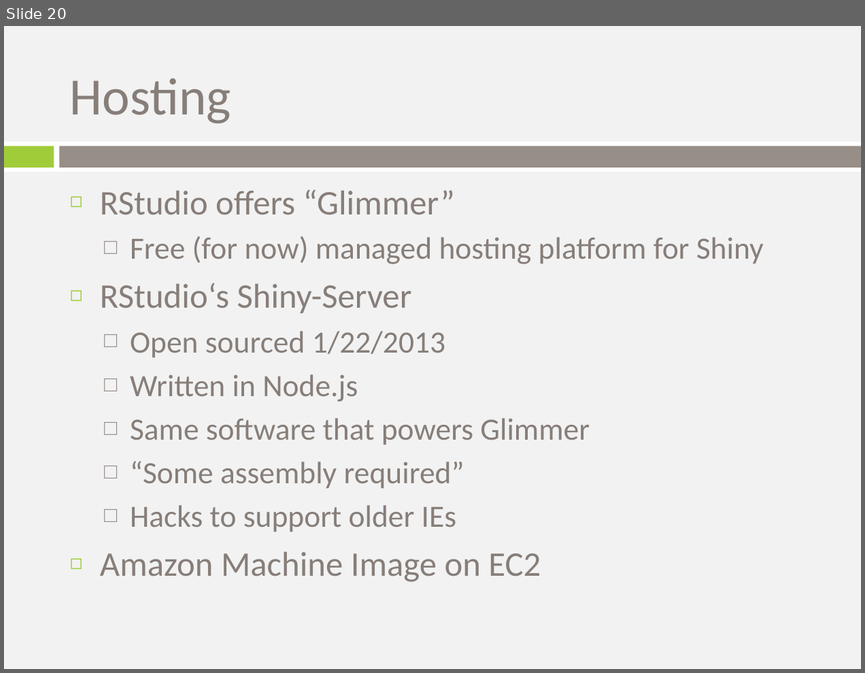
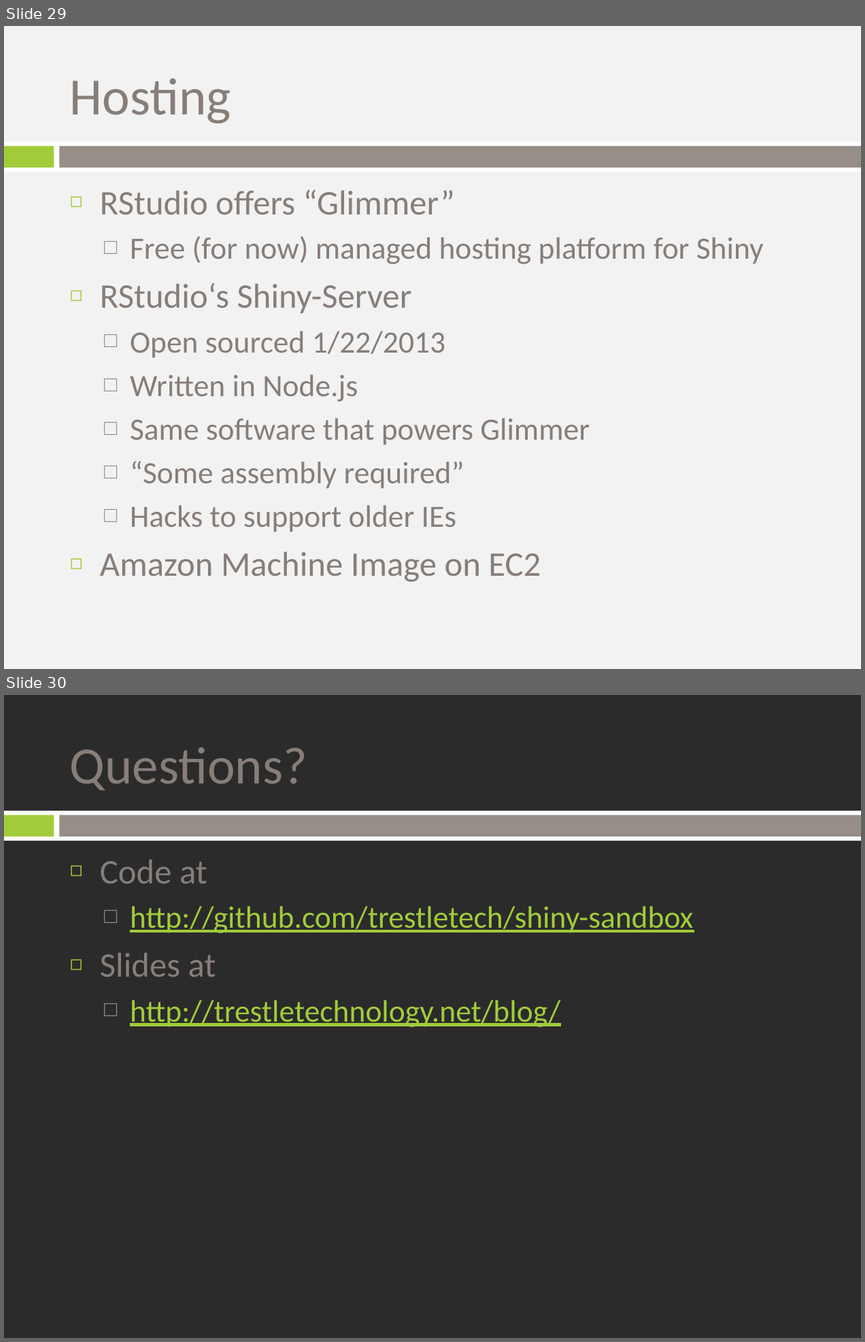
Before and after one commit to trestletech/shiny-sandbox, a slide deck: shiny_introduction.pptx. Shown one above the other, each under a label of ours: slide 20 before the commit, slides 29 and 30 after it. The pictures are 865x673 and 865x1342 pixels, drawn with LibreOffice and Linux fonts; fonts in the diff are those of the drawing; background and template pictures are left out; a plain dark background stands for a picture behind light text. Boxes give left, top, right and bottom in pixels: in the first picture for what was removed or moved away, otherwise in the second. Text is boxed around its words. In the diff, an @@ line names an element or a change of style, - is before the commit and + after.

```diff
--- a/shiny_introduction.pptx
+++ b/shiny_introduction.pptx
@@ slide 30 added at box(4, 695, 861, 1338), background picture (left out); not listed: 3 template elements that a slide beside it also shows @@
@@ title added at box(70, 747, 307, 790), 44 pt, text #877E79 @@
+Questions?
@@ text added at box(100, 860, 693, 1027), 26 pt, text #A1CC3A, underline @@
+◻ Code at
+  □ http://github.com/trestletech/shiny-sandbox
+◻ Slides at
+  □ http://trestletechnology.net/blog/
@@ what was slide 20 is now slide 29 @@
```
Also in this commit, not shown: 9 other slides added, 1 other file.
